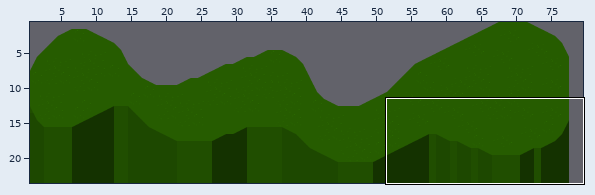
Tiled map -- content/tilemap/stage1.tmx. The picture above shows the old version from afar; the outline marks the close-up.
Close-up. Old version:
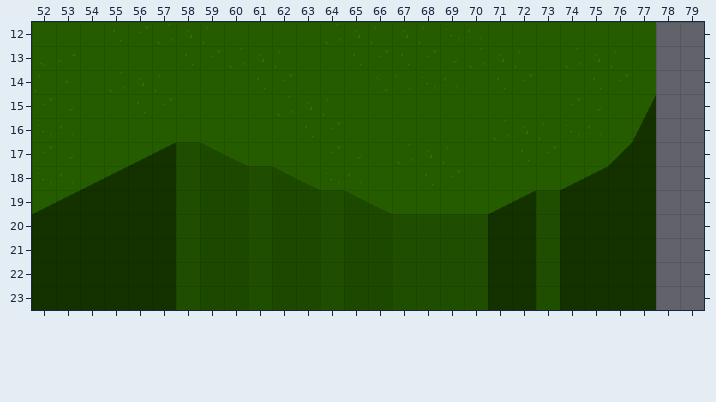
Cells are 32x32 px. Shown: x 52..79, y 12..23. The commit also changed other parts of the map, which this record leaves out.
And afterwards:
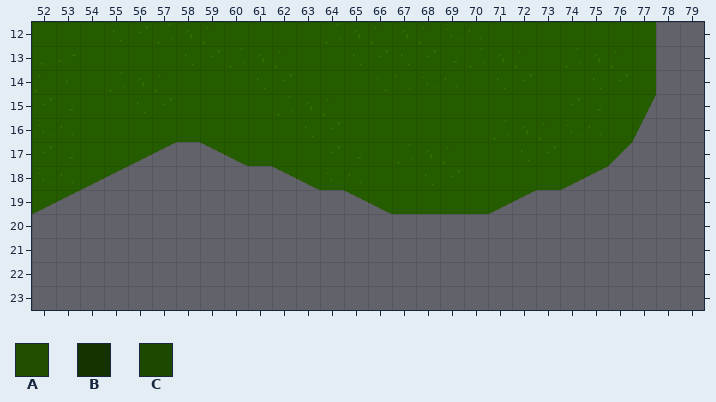
Key: from "stage1": A 5, B 6, C 35.
_ is an empty cell.
What changed:
{"where": "layer \"front edge\" (now hidden)"}
{"y":15,"x":77,"old":"B","new":"_"}
{"y":16,"x":77,"old":"B","new":"_"}
{"y":17,"x":56,"old":"BBACC","new":"_____"}
{"y":17,"x":76,"old":"BB","new":"__"}
{"y":18,"x":54,"old":"BBBBACCACC","new":"__________"}
{"y":18,"x":74,"old":"BBBB","new":"____"}
{"y":19,"x":52,"old":"BBBBBBACCACCACC","new":"_______________"}
{"y":19,"x":71,"old":"BBABBBB","new":"_______"}
{"y":20,"x":52,"old":"BBBBBBACCACCACCAAAABBABBBB","new":"__________________________"}
{"y":21,"x":52,"old":"BBBBBBACCACCACCAAAABBABBBB","new":"__________________________"}
{"y":22,"x":52,"old":"BBBBBBACCACCACCAAAABBABBBB","new":"__________________________"}
{"y":23,"x":52,"old":"BBBBBBACCACCACCAAAABBABBBB","new":"__________________________"}
{"label":"removed","picture_box":[32,95,656,310]}
